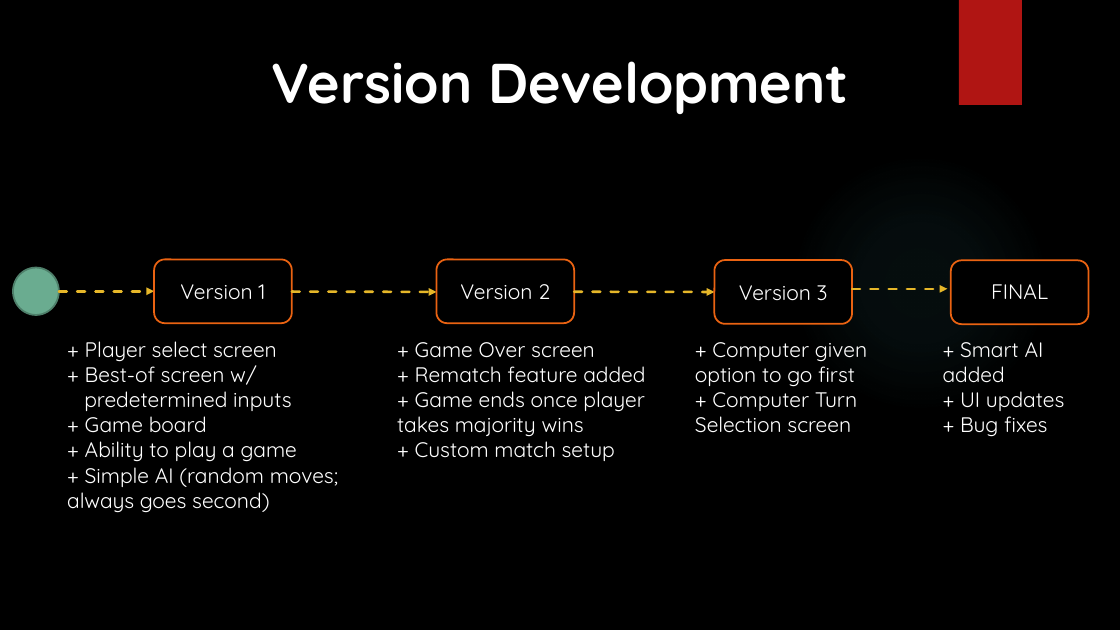
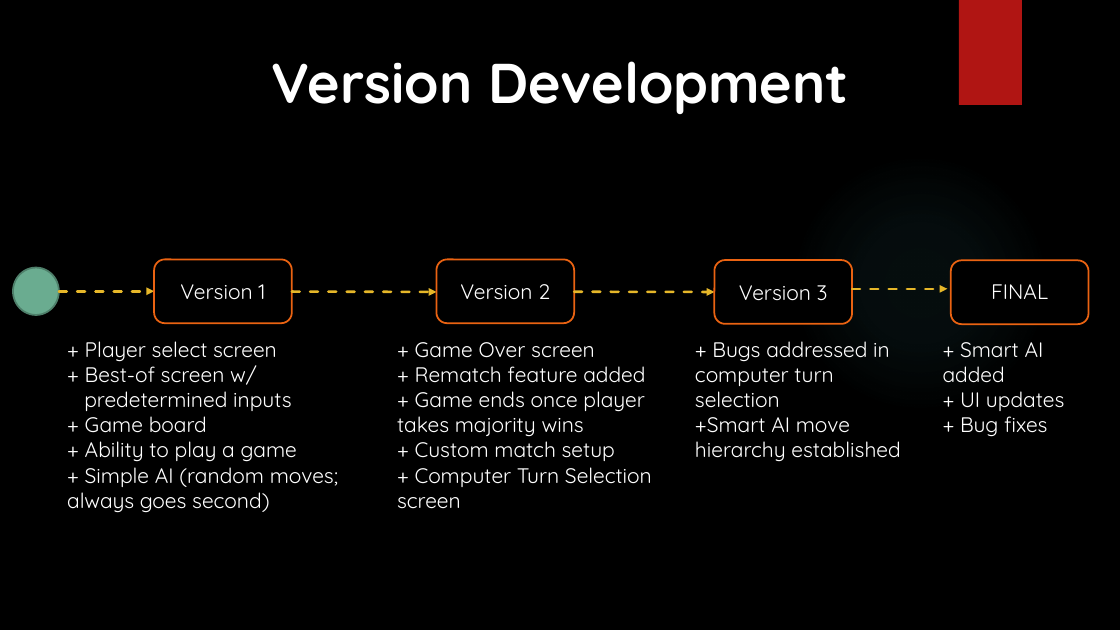
Before and after one commit to HFerencz/CIS434_Spring2019_G2, a slide deck: slide 5 of FINAL REPORT/CIS434 Project Presentation.pptx. Drawn at 1120x630 pixels with LibreOffice and Linux fonts; fonts in the diff are those of the drawing; background and template pictures are left out. Boxes give left, top, right and bottom in pixels: in the first picture for what was removed or moved away, otherwise in the second. Text is boxed around its words. In the diff, an @@ line names an element or a change of style, - is before the commit and + after.

Commit message:
Fixed Slight Clipping On Diagrams

```diff
--- a/FINAL REPORT/CIS434 Project Presentation.pptx
+++ b/FINAL REPORT/CIS434 Project Presentation.pptx
@@ text at (695, 341, 900, 461): text changed @@
-+ Computer given option to go first
-+ Computer Turn Selection screen
++ Bugs addressed in computer turn selection
++Smart AI move hierarchy established
@@ text at (397, 467, 652, 509): paragraph added @@
++ Computer Turn Selection screen
```
